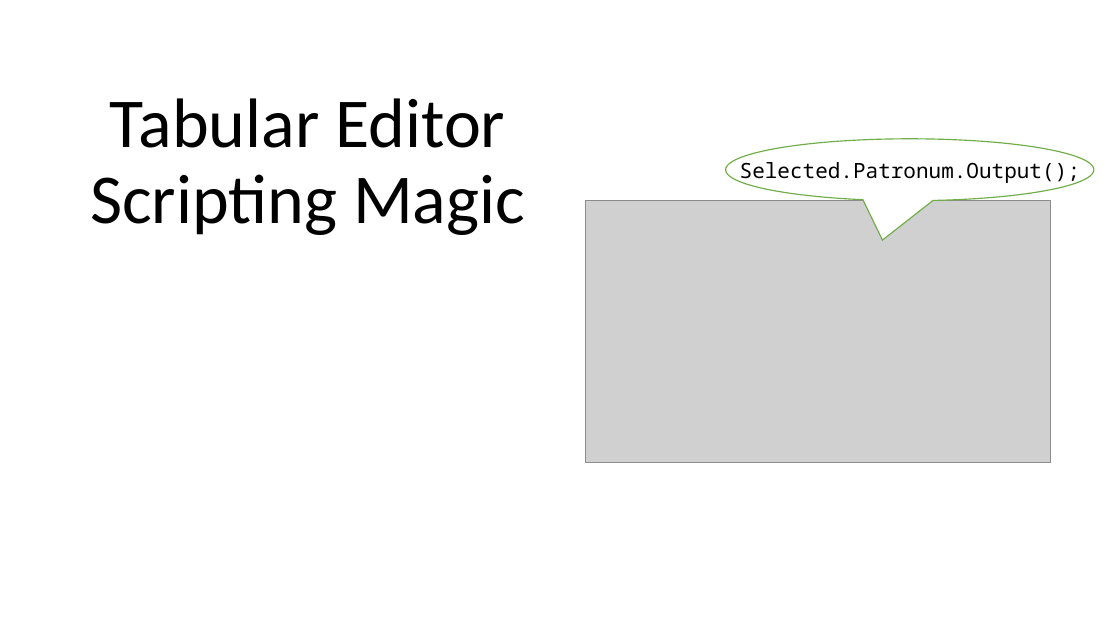
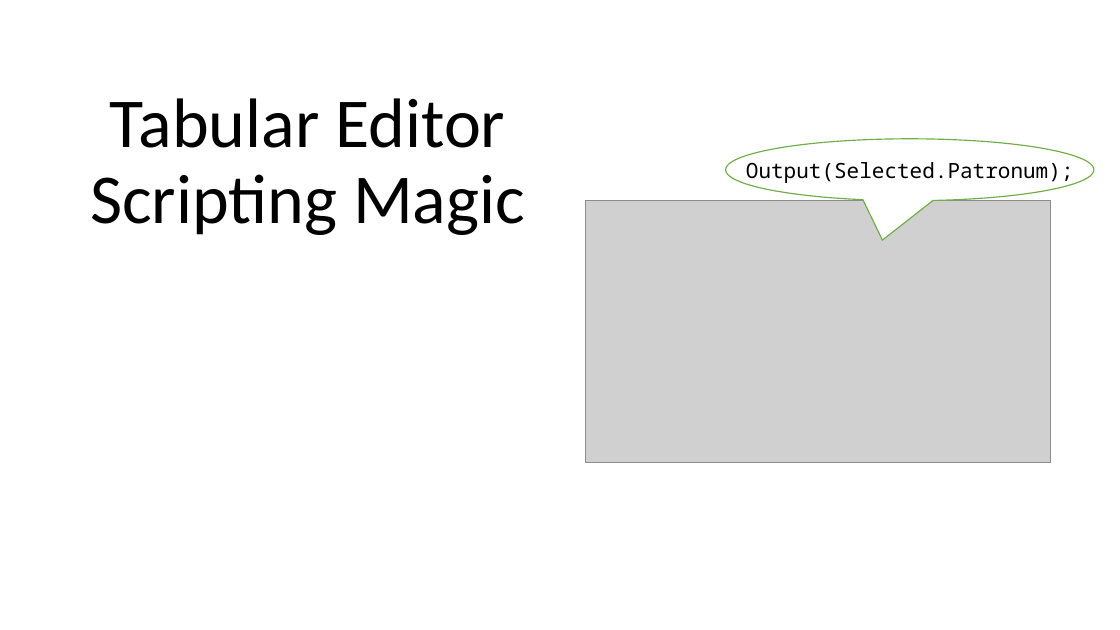
Before and after one commit to otykier/training, a slide deck: slide 1 of Singapore UG 2025/Tabular Editor scripting magic/Tabular Editor Scripting Magic.pptx. Drawn at 1120x630 pixels with LibreOffice and Linux fonts; fonts in the diff are those of the drawing; grey boxes stand for pictures. Boxes give left, top, right and bottom in pixels: in the first picture for what was removed or moved away, otherwise in the second. Text is boxed around its words. In the diff, an @@ line names an element or a change of style, - is before the commit and + after.

```diff
--- a/Singapore UG 2025/Tabular Editor scripting magic/Tabular Editor Scripting Magic.pptx
+++ b/Singapore UG 2025/Tabular Editor scripting magic/Tabular Editor Scripting Magic.pptx
@@ text in speech bubble at <box>746,162,1074,185</box>: text changed @@
-Selected.Patronum.Output();
+Output(Selected.Patronum);
```
Also in this commit, not shown: 5 other slides changed.
